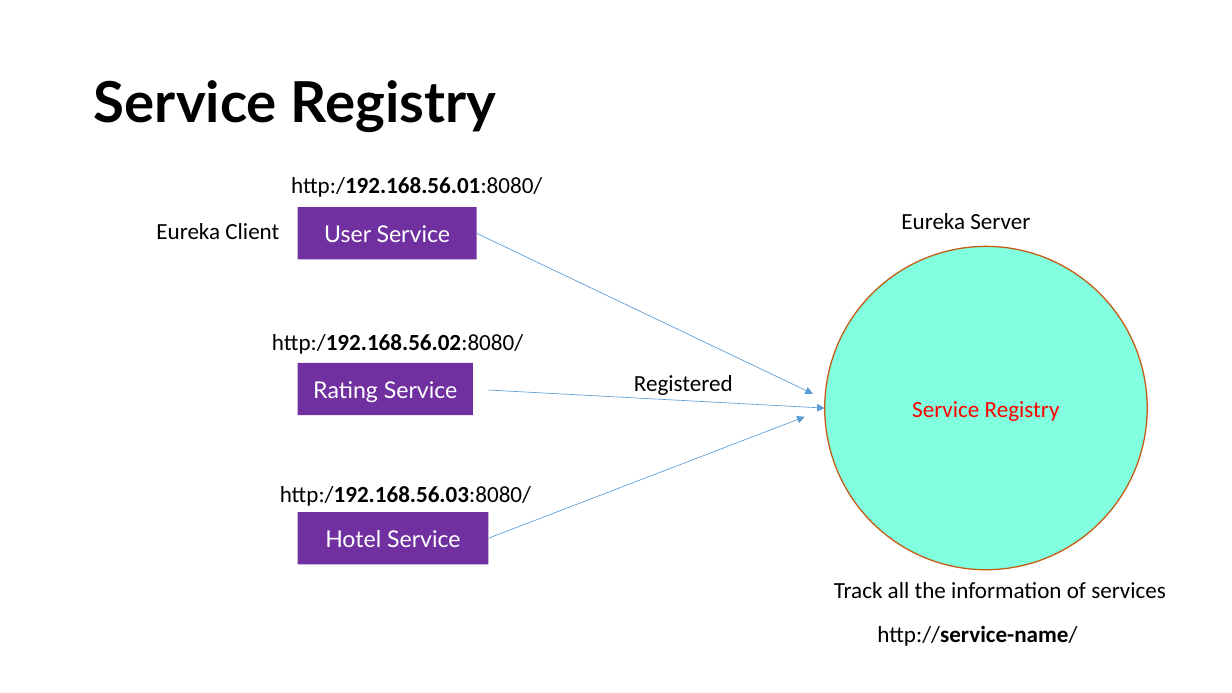
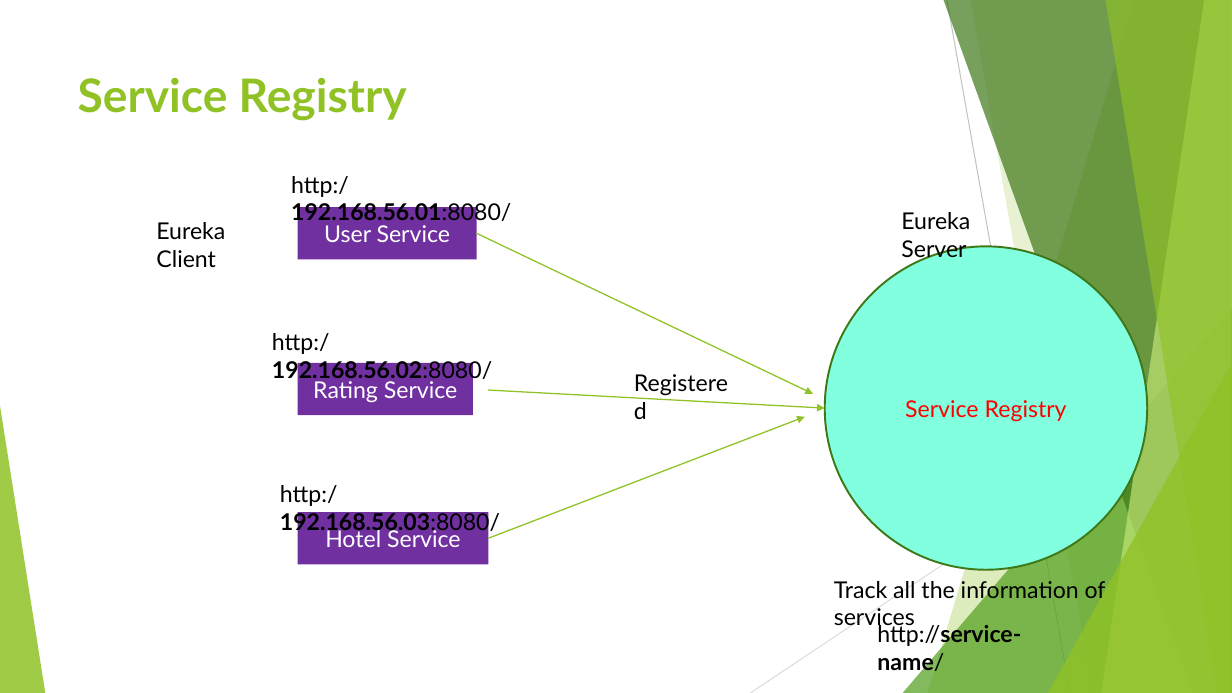
Before and after one commit to sudhirsatwekar/miscroservices_management, a slide deck: slide 6 of microservices.pptx. Drawn at 1232x693 pixels with LibreOffice and Linux fonts; fonts in the diff are those of the drawing; background and template pictures are left out. Boxes give left, top, right and bottom in pixels: in the first picture for what was removed or moved away, otherwise in the second. Text is boxed around its words. In the diff, an @@ line names an element or a change of style, - is before the commit and + after.

```diff
--- a/microservices.pptx
+++ b/microservices.pptx
@@ title "Service Registry": place and size @@
-title "Service Registry" at [94, 80, 496, 132]
+title "Service Registry" at [78, 77, 407, 121]
@@ title "Service Registry" at [78, 77, 407, 121]: size 44 to 36 pt, text colour #000000 to #90C226; line spacing 0.9 to 1; vertical alignment middle to top @@
@@ font Calibri to Lato in 8 elements at [291, 176, 511, 226], [272, 333, 492, 383], [280, 485, 500, 535], [625, 364, 743, 401], [834, 577, 1106, 631], [877, 622, 1021, 676], [901, 212, 970, 262], [156, 222, 225, 267] @@
@@ arrow (477, 234) - (813, 394): stroke #5B9BD5 0.5 pt to #90C226 1 pt @@
@@ ellipse "Service Registry" at [825, 247, 1148, 570]: font Calibri to Lato; outline #C55A11 1 pt to #3F7819 1.5 pt @@
@@ group added at [0, 0, 1232, 693]: 5 freeform shapes, 3 triangles, 2 lines @@
@@ arrow (489, 390) - (825, 409): stroke #5B9BD5 0.5 pt to #90C226 1 pt @@
@@ arrow (489, 539) - (805, 417): stroke #5B9BD5 0.5 pt to #90C226 1 pt @@
```
Also in this commit, not shown: 13 other slides changed, 2 other files.
